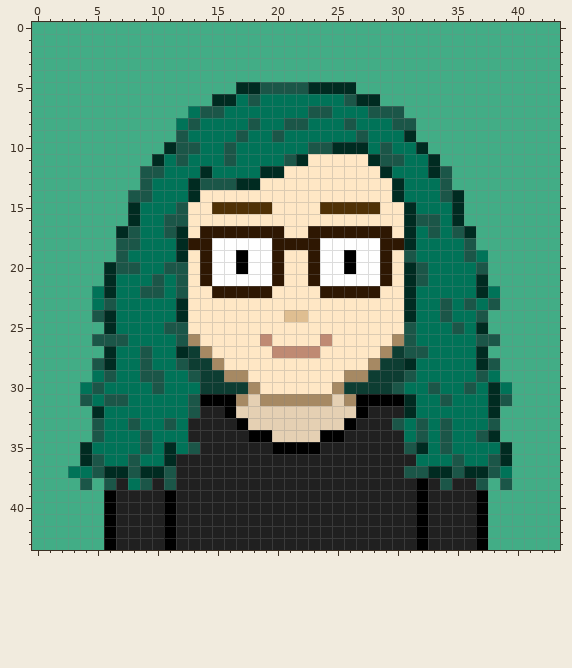
File history of a pixel-art sprite, source/brian.png. The picture above was drawn from the file before the commit.
Rulers count pixels.
After:
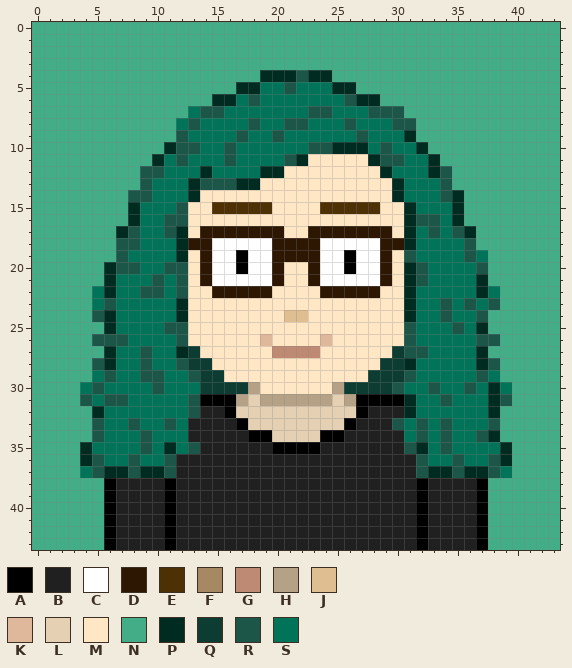
Palette (. is transparent): A #000000  B #202020  C #ffffff  D #2e1702  E #4e3005  F #a68963  G #bf8a73  H #b5a185  J #dfbe91  K #dfb89c  L #e5d0b3  M #ffe7c5  N #42ad86  P #002b21  Q #0d3d32  R #1b5648  S #007358
Edits made:
file 440x440 -> 352x352 pixels (blocks of 10x10 -> 8x8; one block is one cell here)
The edit turns colour R into colour A in row 38 at x 6, 11 and 37.
The edit turns colour R into colour B in row 37 at x 31; in row 38 at x 9 and 34.
The edit turns colour S into colour B in row 38 at x 8.
The edit turns colour M into colour D in row 19 at x 21 to 22.
The edit turns colour F into colour H in row 30 at x 18 and 25; in row 31 at x 17, 19 to 24 and 26.
The edit turns colour G into colour K in row 26 at x 19 and 24.
The edit turns colour F into colour M in row 26 at x 13 and 30; in row 27 at x 14 and 29; in row 28 at x 15 and 28; in row 29 at x 16 to 17 and 26 to 27.
The edit turns colour R into colour N in row 38 at x 4 and 39.
The edit turns colour S into colour N in row 37 at x 3.
The edit turns colour N into colour P in row 4 at x 19 to 21 and 23 to 24.
The edit turns colour N into colour R in row 4 at x 22.
The edit turns colour P into colour R in row 36 at x 11.
The edit turns colour S into colour R in row 36 at x 32.
The edit turns colour P into colour S in row 5 at x 23 to 24.
The edit turns colour R into colour S in row 5 at x 19 to 20 and 22.
Pixel boxes of the changes (left, top, right, bottom) in both pictures:
changed: (260, 70, 332, 94)
changed: (284, 250, 308, 262)
changed: (188, 334, 404, 406)
changed: (68, 454, 176, 490)
changed: (404, 454, 512, 490)
